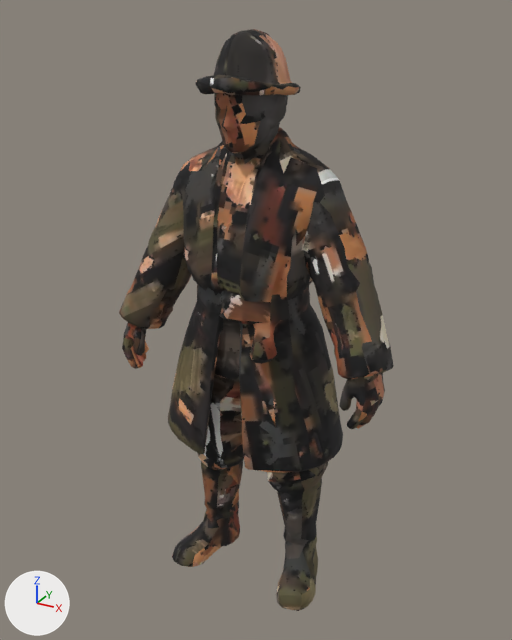
The glTF model public/assets/nalati/models/people/herder-erlan.gen.glb: old version first, new version second.
Before and after are seen from a camera (50 mm lens) standing at (1.013, -1.835, 1.902) and looking at (-0.007, 0.02, 0.974). The axes (+X, +Y, +Z) are drawn at lower left. The lights are the same throughout. The picture after the commit comes second. Vertices at exactly the same position are counted once.

In view in the first picture: 'herder-erlan.hy.raw'.
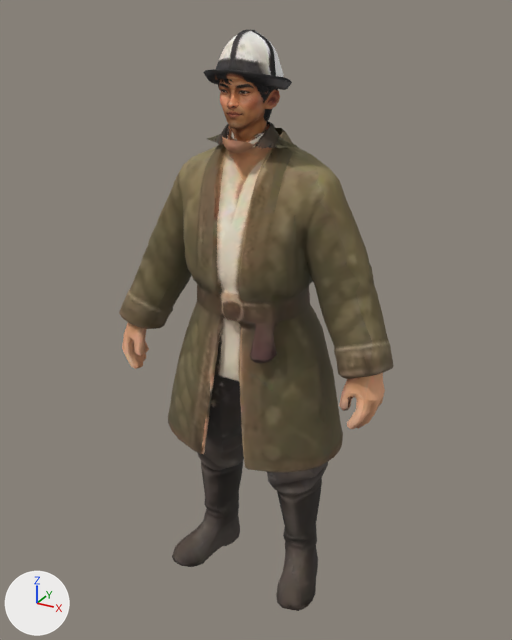
The change, as a list of edits to the scene's bpy script:
```text
Change me_herder_erlan_hy_raw:
    used by ob_herder_erlan_hy_raw; location = (0.0, 0.0, 0.925); scale = (0.925, 0.925, 0.925)
    remove me_herder_erlan_hy_raw.from_pydata(...)  # 3002 vertices, 6000 faces; spans x -0.52..0.52, y -0.23..0.23, z -1.0..1.0
    add me_herder_erlan_hy_raw.from_pydata(...)  # 4760 vertices, 9319 faces; spans x -0.52..0.52, y -0.23..0.23, z -1.0..1.0
    me_herder_erlan_hy_raw part 1: 19 vertices moved from x -0.09..0.12, y -0.17..0.0, z 0.49..0.99 to x -0.08..0.12, y -0.17..-0.01, z 0.49..0.93; 300 vertices removed from x -0.15..0.15, y -0.21..0.15, z 0.71..1.0; 2058 vertices added at x -0.16..0.16, y -0.18..0.09, z 0.67..1.0
    me_herder_erlan_hy_raw part 2: 5283 kept faces spanning x -0.52..0.52, y -0.23..0.23, z -1.0..0.89 get new texture (UV) coordinates
    other edits to the shape of me_herder_erlan_hy_raw do not show in these pictures
```

Changed parts and their boxes [x1, y1, x2, y2] in the pictures (512 x 640 px):
'herder-erlan.hy.raw', reshaped: before [119, 29, 394, 611]; after [119, 30, 394, 611]
part 1 of me_herder_erlan_hy_raw, cut back: before [195, 29, 301, 223]; after [204, 30, 297, 223]
part 2 of me_herder_erlan_hy_raw, surface changed: before [119, 42, 394, 611]; after [119, 125, 394, 611]
